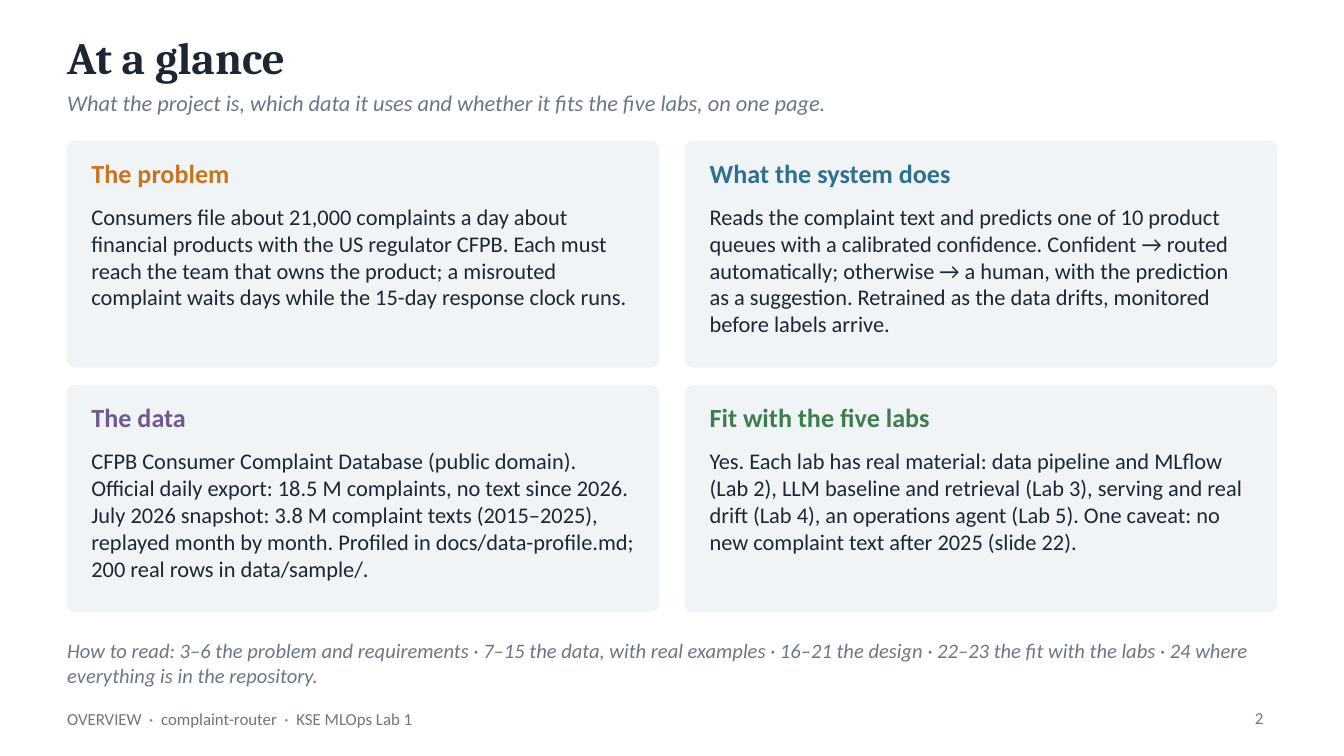
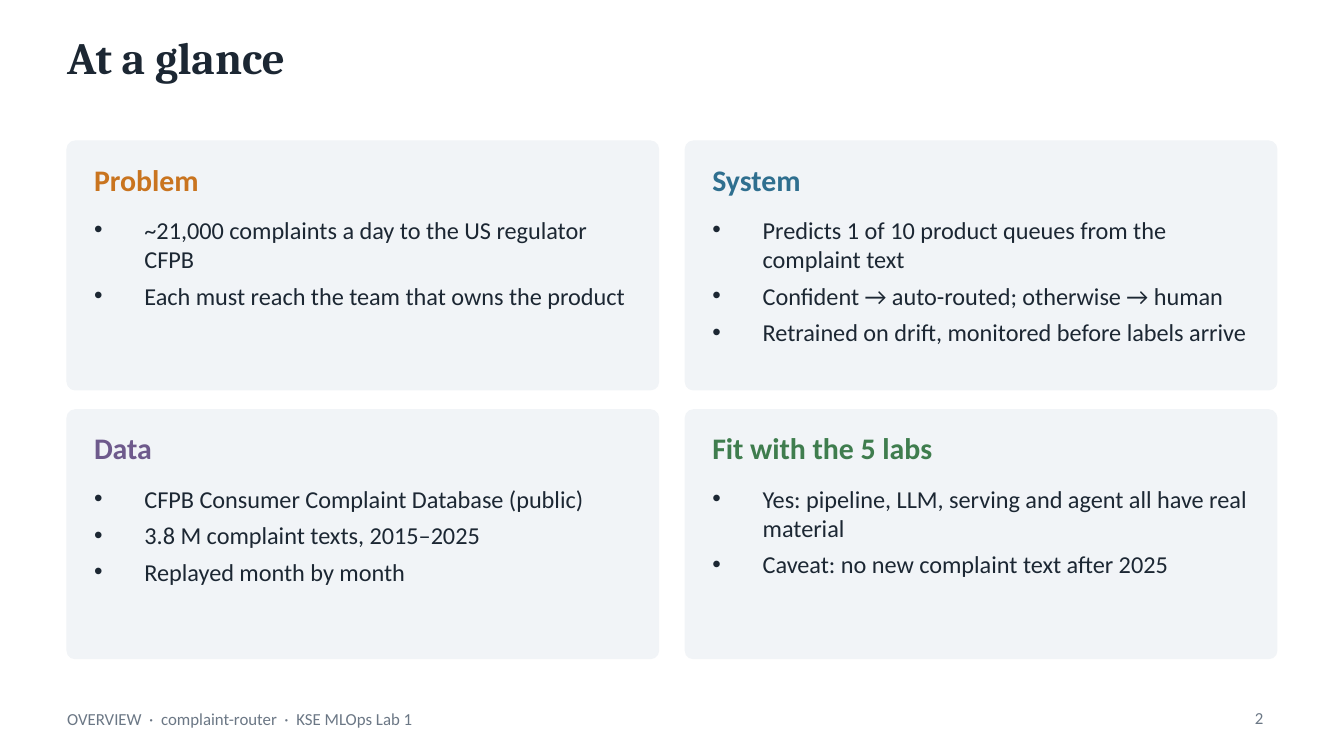
Before and after one commit to goodfrog33/kse-mlops-complaint-router, a slide deck: slide 2 of docs/presentation/complaint-router-lab1.pptx. Drawn at 1344x756 pixels with LibreOffice and Linux fonts; fonts in the diff are those of the drawing. Boxes give left, top, right and bottom in pixels: in the first picture for what was removed or moved away, otherwise in the second. Text is boxed around its words. In the diff, an @@ line names an element or a change of style, - is before the commit and + after.

```diff
--- a/docs/presentation/complaint-router-lab1.pptx
+++ b/docs/presentation/complaint-router-lab1.pptx
@@ text removed at box(67, 95, 826, 115) @@
-What the project is, which data it uses and whether it fits the five labs, on one page.
@@ rounded rectangle: place and size @@
-rounded rectangle at box(67, 141, 659, 367)
+rounded rectangle at box(67, 141, 659, 390)
@@ rounded rectangle: place and size @@
-rounded rectangle at box(685, 141, 1277, 367)
+rounded rectangle at box(685, 141, 1277, 390)
@@ text at box(94, 170, 199, 192): text changed; size 14 to 16 pt @@
-The problem
+Problem
@@ text at box(712, 171, 800, 196): text changed; size 14 to 16 pt @@
-What the system does
+System
@@ text at box(144, 222, 624, 309): text changed; size 12 to 13 pt @@
-Consumers file about 21,000 complaints a day about financial products with the US regulator CFPB. Each must reach the team that owns the product; a misrouted complaint waits days while the 15-day response clock runs.
+• ~21,000 complaints a day to the US regulator CFPB
+• Each must reach the team that owns the product
@@ text at box(763, 222, 1246, 344): text changed; size 12 to 13 pt @@
-Reads the complaint text and predicts one of 10 product queues with a calibrated confidence. Confident → routed automatically; otherwise → a human, with the prediction as a suggestion. Retrained as the data drifts, monitored before labels arrive.
+• Predicts 1 of 10 product queues from the complaint text
+• Confident → auto-routed; otherwise → human
+• Retrained on drift, monitored before labels arrive
@@ rounded rectangle: place and size @@
-rounded rectangle at box(67, 386, 659, 612)
+rounded rectangle at box(67, 410, 659, 659)
@@ proportions changed in 4 elements at box(67, 141, 659, 390), box(685, 141, 1277, 390), box(67, 410, 659, 659), box(685, 410, 1277, 659) @@
@@ rounded rectangle: place and size @@
-rounded rectangle at box(685, 386, 1277, 612)
+rounded rectangle at box(685, 410, 1277, 659)
@@ text at box(94, 439, 152, 459): text changed; size 14 to 16 pt @@
-The data
+Data
@@ text at box(712, 438, 932, 459): text changed; size 14 to 16 pt @@
-Fit with the five labs
+Fit with the 5 labs
@@ text at box(144, 490, 583, 585): text changed; size 12 to 13 pt @@
-CFPB Consumer Complaint Database (public domain). Official daily export: 18.5 M complaints, no text since 2026. July 2026 snapshot: 3.8 M complaint texts (2015–2025), replayed month by month. Profiled in docs/data-profile.md; 200 real rows in data/sample/.
+• CFPB Consumer Complaint Database (public)
+• 3.8 M complaint texts, 2015–2025
+• Replayed month by month
@@ text at box(763, 491, 1246, 577): text changed; size 12 to 13 pt @@
-Yes. Each lab has real material: data pipeline and MLflow (Lab 2), LLM baseline and retrieval (Lab 3), serving and real drift (Lab 4), an operations agent (Lab 5). One caveat: no new complaint text after 2025 (slide 22).
+• Yes: pipeline, LLM, serving and agent all have real material
+• Caveat: no new complaint text after 2025
@@ text removed at box(67, 644, 1247, 687) @@
-How to read: 3–6 the problem and requirements · 7–15 the data, with real examples · 16–21 the design · 22–23 the fit with the labs · 24 where everything is in the repository.
```
Also in this commit, not shown: 21 other slides changed, 1 slide added, 2 slides removed, 1 other file.
